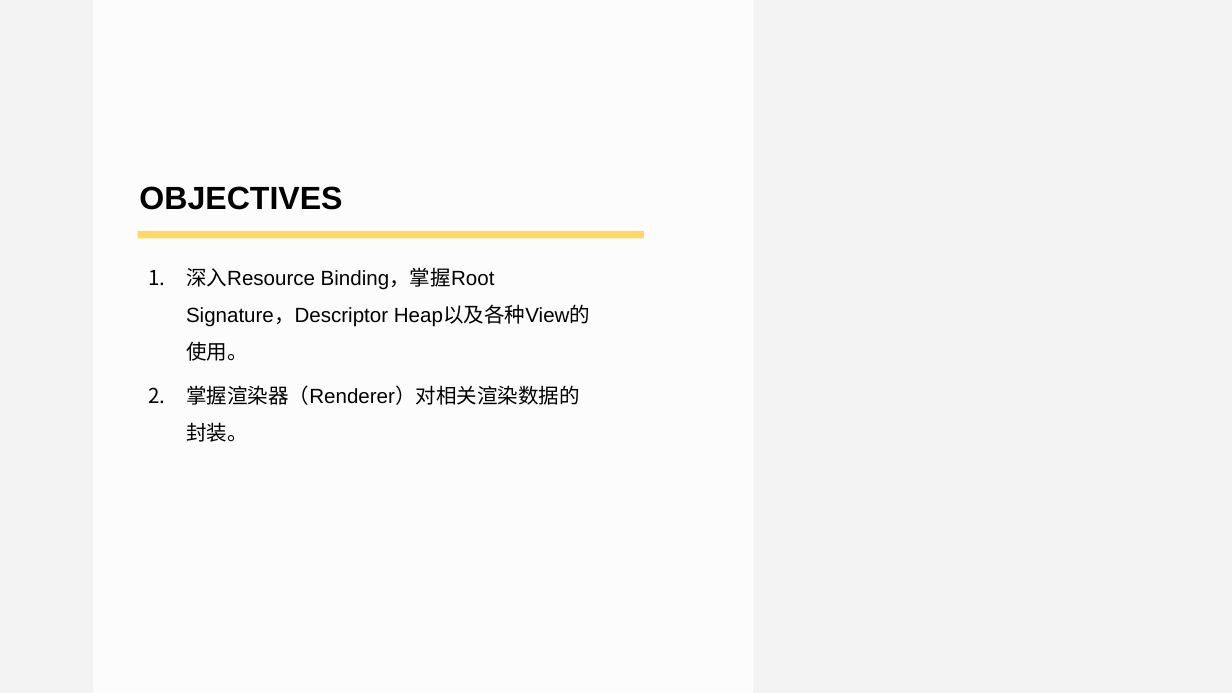
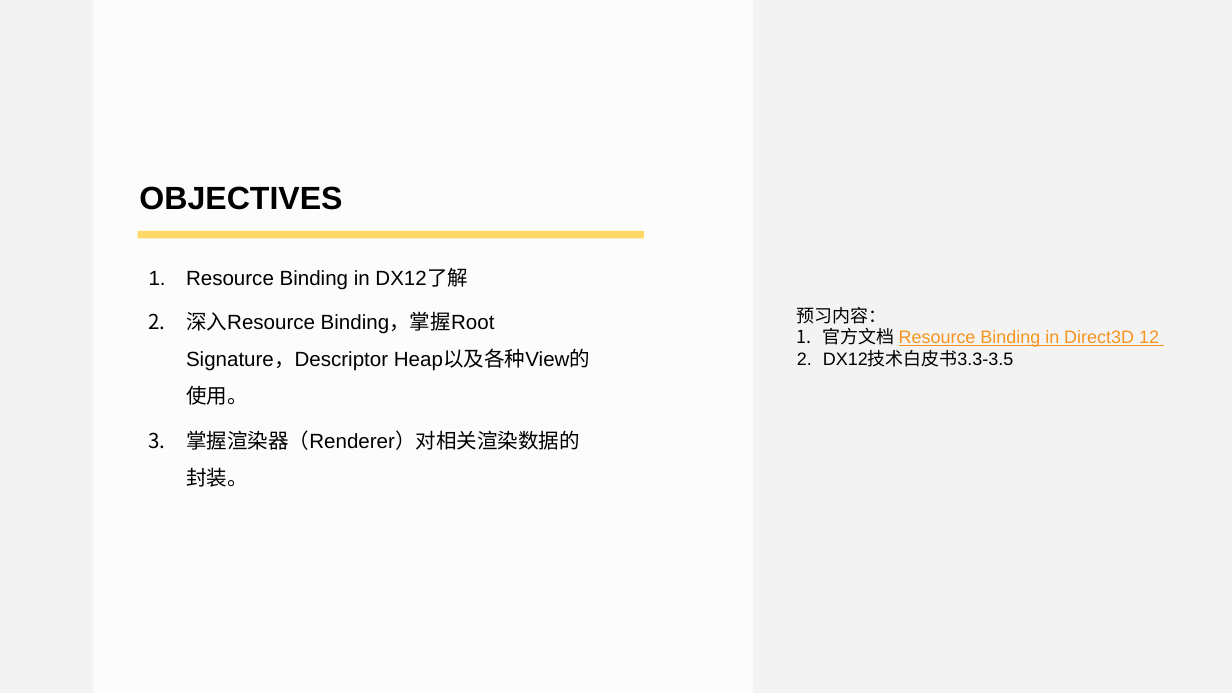
Before and after one commit to doomlover/KSGameEngineTutorials, a slide deck: slide 2 of PPTs/05.深入DX12绘制二.pptx. Drawn at 1232x693 pixels with LibreOffice and Linux fonts; fonts in the diff are those of the drawing. Boxes give left, top, right and bottom in pixels: in the first picture for what was removed or moved away, otherwise in the second. Text is boxed around its words. In the diff, an @@ line names an element or a change of style, - is before the commit and + after.

```diff
--- a/PPTs/05.深入DX12绘制二.pptx
+++ b/PPTs/05.深入DX12绘制二.pptx
@@ text at [186, 269, 468, 290]: paragraph added @@
+1. Resource Binding in DX12了解
@@ text added at [797, 307, 1159, 367], 28 pt, text #F7941E, underline @@
+预习内容：
+1. 官方文档 Resource Binding in Direct3D 12
+2. DX12技术白皮书3.3-3.5
```
Also in this commit, not shown: 12 other slides changed, 8 slides added, 2 slides removed, 1 other file.
